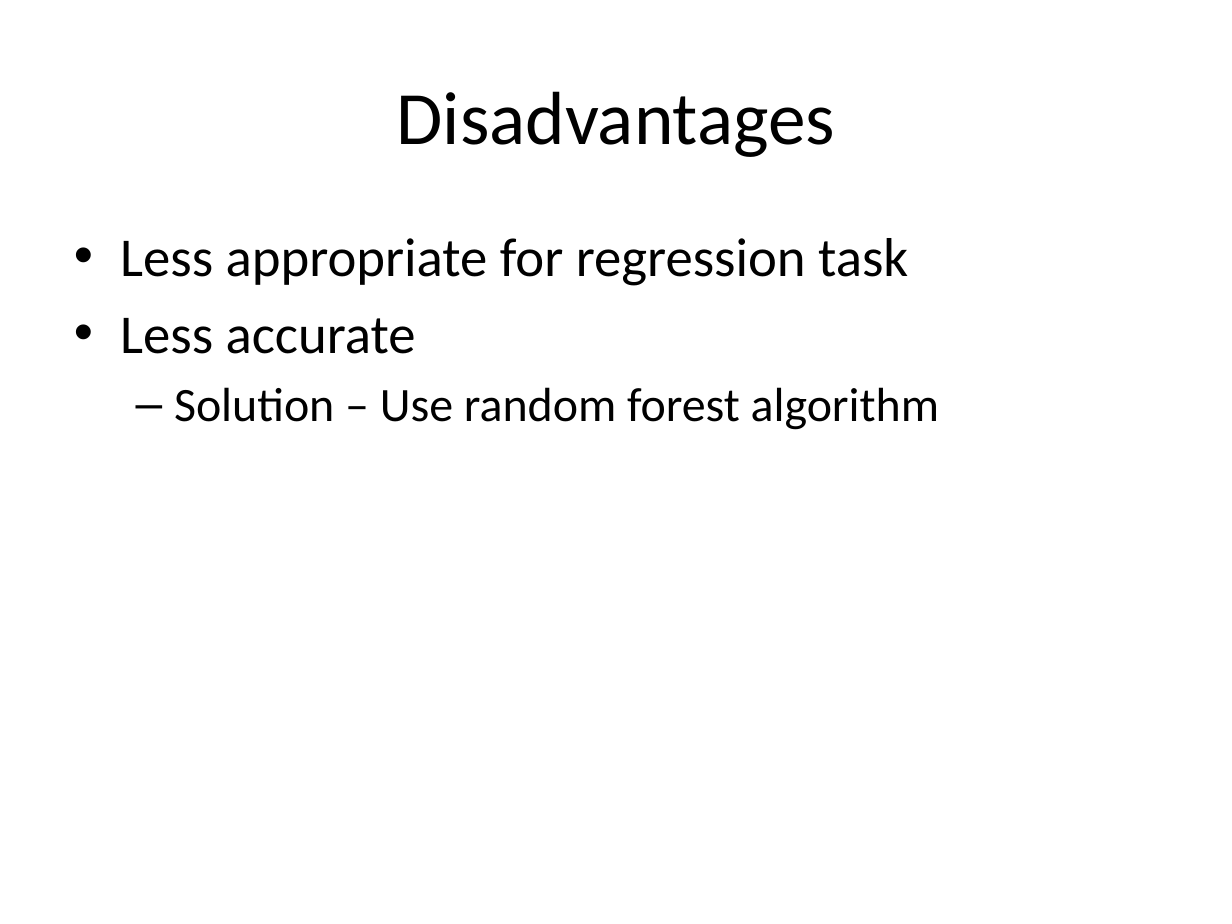
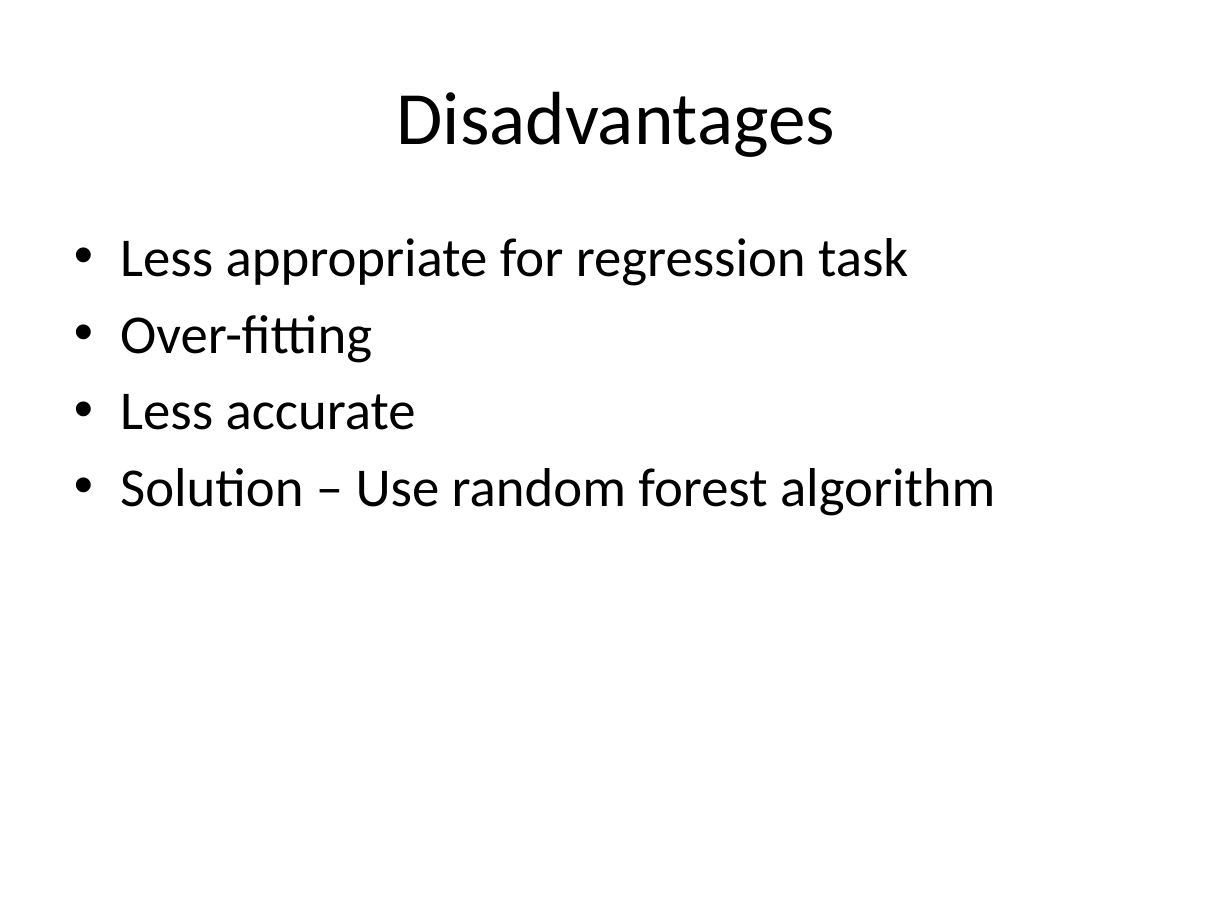
Before and after one commit to look4pritam/ArtificialIntelligence, a slide deck: slide 12 of MachineLearning/DecisionTree.pptx. Drawn at 1232x924 pixels with LibreOffice and Linux fonts; fonts in the diff are those of the drawing. Boxes give left, top, right and bottom in pixels: in the first picture for what was removed or moved away, otherwise in the second. Text is boxed around its words. In the diff, an @@ line names an element or a change of style, - is before the commit and + after.

```diff
--- a/MachineLearning/DecisionTree.pptx
+++ b/MachineLearning/DecisionTree.pptx
@@ text at [120, 315, 372, 363]: paragraph added @@
+• Over-fitting
@@ text at [120, 468, 995, 516]: size 28 to 32 pt in "Solution – Use random forest algorithm"; bullet – to •; list level 2 to 1 in "Solution – Use random forest ..." @@
```
